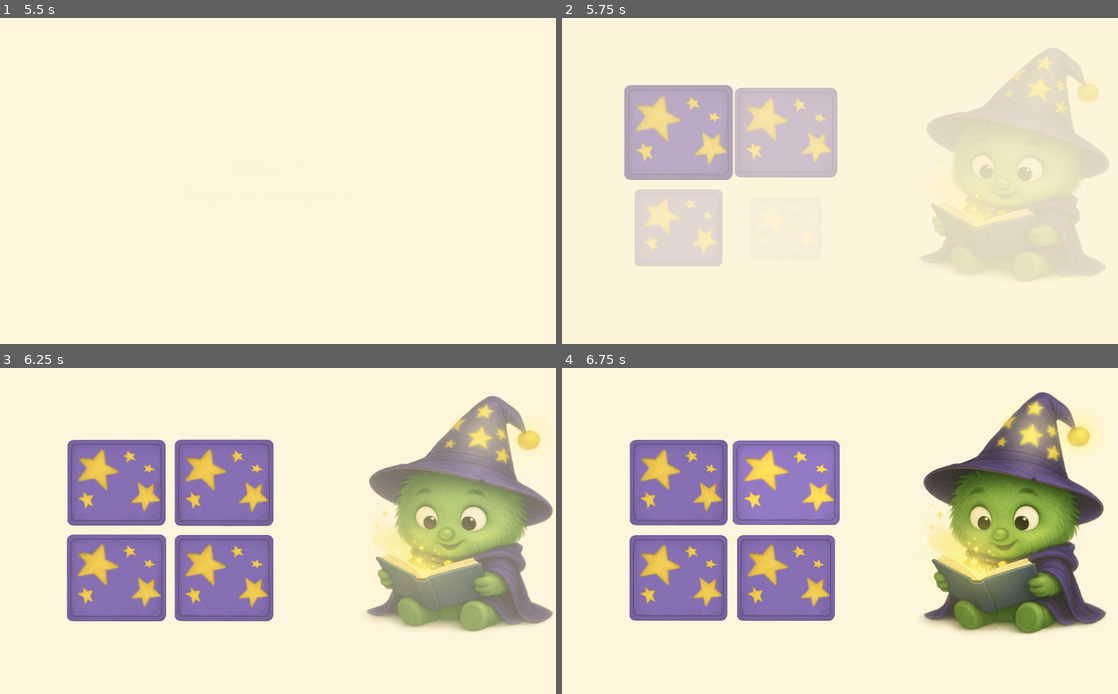
Above: before the commit, frames 1-4 (two rows, left to right).
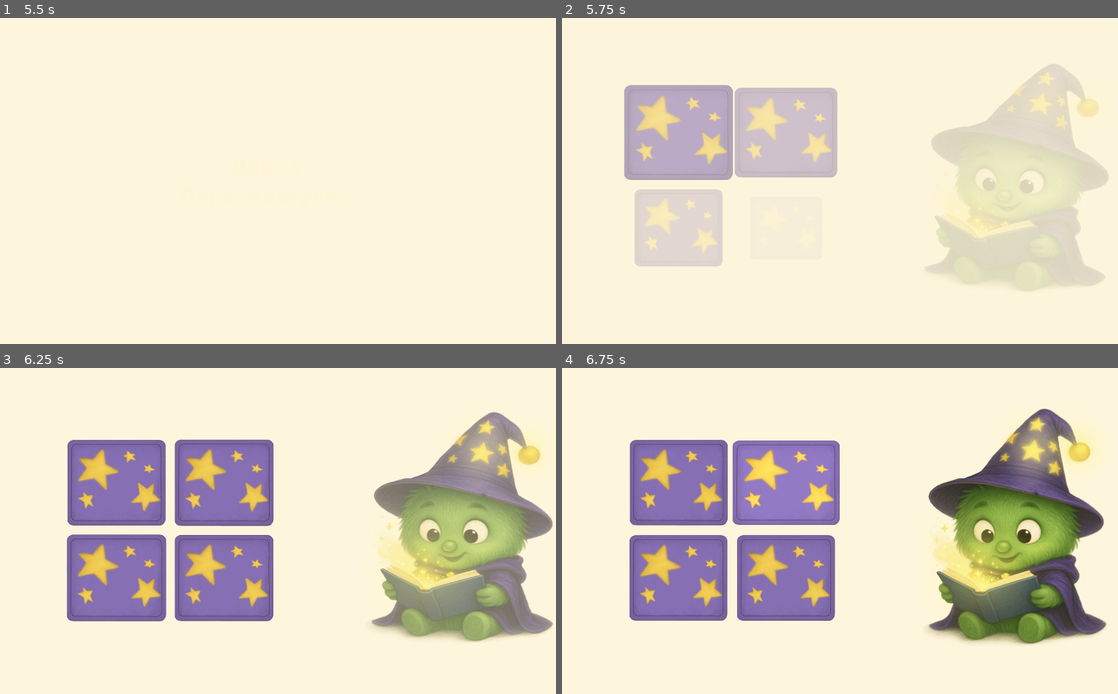
Above: after the commit, the same moments.

Repository: podmazko/Bukwiki
Game: Godot game, scene res://Scenes/main_scene.tscn
The game is run twice, just before and just after one commit, with the same random seed, the same clock (stepped at 60 frames per second) and the same inputs.
Inputs (mouse positions are in pixels of both pictures, inside the frame that each line leads up to):
- Up to frame 1 (5.5 s): click "Начать игру" at 0.5 s; click "1" at 1.25 s; click "1" at 2 s; move the mouse to (394, 164) at 2.77 s; click (394, 164) at 2.92 s; tap Enter at 3.5 s; move the mouse to (150, 197) at 3.52 s; click (150, 197) at 3.67 s; move the mouse to (322, 109) at 4.27 s; click (322, 109) at 4.42 s; move the mouse to (233, 246) at 5.02 s; click (233, 246) at 5.17 s
- Up to frame 2 (5.75 s): no input
- Up to frame 3 (6.25 s): move the mouse to (116, 482) at 5.77 s; click (116, 482) at 5.92 s
- Up to frame 4 (6.75 s): move the mouse to (784, 482) at 6.52 s; click (784, 482) at 6.67 s

Frame 1 is identical in both runs. In frame 2, 3.5% of the frame differs, in the area x 64-99%, y 9-84%; in frame 3, 11%; in frame 4, 13%, in the area x 64-98%, y 7-85%.

Commit message:
SmallUpgrades and Fixes

Diff:
--- a/Scenes/Segments/MemoryCards.gd
+++ b/Scenes/Segments/MemoryCards.gd
@@ -8,7 +8,7 @@
 func _init_segment(_segment_info_words:Array)->void: #[(2, 2), 0.3]
 	Mage.modulate.a=0
 
-	var _grid:Vector2=Vector2(_segment_info_words[0],_segment_info_words[0])
+	var _grid:Vector2=_segment_info_words[0]
 	var _difficult:float=_segment_info_words[1]
 
 	var _all_words:Array=Data.Words.keys()
--- a/Scenes/Segments/MemoryCards.tscn
+++ b/Scenes/Segments/MemoryCards.tscn
@@ -25,7 +25,7 @@
 script = ExtResource("1_6efqn")
 
 [node name="Mage" type="Sprite2D" parent="."]
-position = Vector2(608, -13)
+position = Vector2(619, -13)
 texture = ExtResource("2_m27l3")
 
 [node name="MageLight" type="Sprite2D" parent="Mage"]
--- a/Scenes/Segments/Monolog.gd
+++ b/Scenes/Segments/Monolog.gd
@@ -2,6 +2,7 @@
 
 
 func _init_segment(_segment_info:Array)->void:
+	pivot_offset=size*Vector2(0.5,1.0)
 	$VBox/Images.texture=load("res://Assets/Images/Emotions/"+_segment_info[0]+".png")
 	$VBox/Label.text=_segment_info[1]
 	$VBox/Button.text=_segment_info[2]
--- a/Scenes/Segments/Monolog.tscn
+++ b/Scenes/Segments/Monolog.tscn
@@ -4,15 +4,14 @@
 
 [node name="Monolog" type="Control"]
 layout_mode = 3
-anchors_preset = 8
-anchor_left = 0.5
-anchor_top = 0.5
-anchor_right = 0.5
-anchor_bottom = 0.5
+anchors_preset = 15
+anchor_right = 1.0
+anchor_bottom = 1.0
 grow_horizontal = 2
 grow_vertical = 2
 size_flags_horizontal = 4
 size_flags_vertical = 4
+mouse_filter = 2
 script = ExtResource("1_jwfls")
 
 [node name="VBox" type="VBoxContainer" parent="."]
@@ -22,6 +21,7 @@
 anchor_bottom = 1.0
 grow_horizontal = 2
 grow_vertical = 2
+alignment = 1
 
 [node name="Images" type="TextureRect" parent="VBox"]
 layout_mode = 2
--- a/Scenes/Singletones/Data.gd
+++ b/Scenes/Singletones/Data.gd
@@ -3,7 +3,7 @@
 
 
 var LevelsInfo:={ #
-	1:["Первая встреча",[ ["MemoryCards",0],["MemoryCards",1], ["Monolog",11],["Monolog",12],["Connector",0],["Monolog",14],["Monolog",15],["Puzzle",0],["Monolog",10],["Monolog",16],["TransitionPuzzle",0],["Monolog",13],["Monolog",18],["Repairing",0], ["Monolog",17] ]],
+	1:["Первая встреча",[ ["MemoryCards",0],["Monolog",19],["MemoryCards",1], ["Monolog",11],["Monolog",12],["Connector",0],["Monolog",14],["Monolog",15],["Puzzle",0],["Monolog",10],["Monolog",16],["TransitionPuzzle",0],["Monolog",13],["Monolog",18],["Repairing",0], ["Monolog",17] ]],
 	2:[],
 	3:[],
 	4:[],
@@ -30,7 +30,7 @@
 var SegmentsInfo:={
 	"Monolog":{ #Images name + Text + Answer Test
 		"preload":preload("res://Scenes/Segments/Monolog.tscn"),
-		11:["Hi","Привет! Я Буквик\nПрилетел изучать вашу замечательную планету","Привет!"],
+		11:["Hi","Привет! Я Буквик\nЯ прилетел изучать вашу планету","Привет!"],
 		12:["Happy","Для начала мне нужно научиться читать!\nПоможешь мне?","Конечно!"],
 		13:["Happy","Это был я на своей родной планете!\nУзнал меня?","Конечно!"],
 		14:["Read","Все слова я собираю в эту книжку\nДать посмотреть?","Давай"],
@@ -38,6 +38,7 @@
 		16:["Hi","А теперь давай передохнём\nГотов собрать пазл?","Готов!"],
 		18:["Fly","И сейчас мы туда полетииим\nПодключай провода!","Вперёд!"],
 		10:["Happy","У тебя отлично получается!\nКак хорошо, что я тебя встретил","Спасибо!"],
+		19:["Mage","Ух ты, получилось!\nА справишься с заданием посложнее?","Легко!"],
 
 		17:["Happy","Спасибо за помощь!\n Увидимся на следующем занятии","Выход"],
 	},
@@ -73,8 +74,8 @@
 	},
 	"MemoryCards":{ #Images name + Text
 		"preload":"res://Scenes/Segments/MemoryCards.tscn",
-		0:[2,0.0], #grid size and difficilty
-		1:[3,0.05], #grid size and difficilty
+		0:[Vector2(2,2),0.0], #grid size and difficilty
+		1:[Vector2(4,2),0.05], #grid size and difficilty
 	},
 
 }
Binary file changed: Assets/Images/Emotions/BookDrop.png
Binary file changed: Assets/Images/Emotions/Fly.png
Binary file changed: Assets/Images/Emotions/Mage.png
Binary file removed: Assets/Images/Segments/MemoryCards/Mage.png
Not shown, removed: Assets/Images/Segments/MemoryCards/Mage.png.import
Binary file changed: Assets/Images/Segments/MemoryCards/MageLight.png
